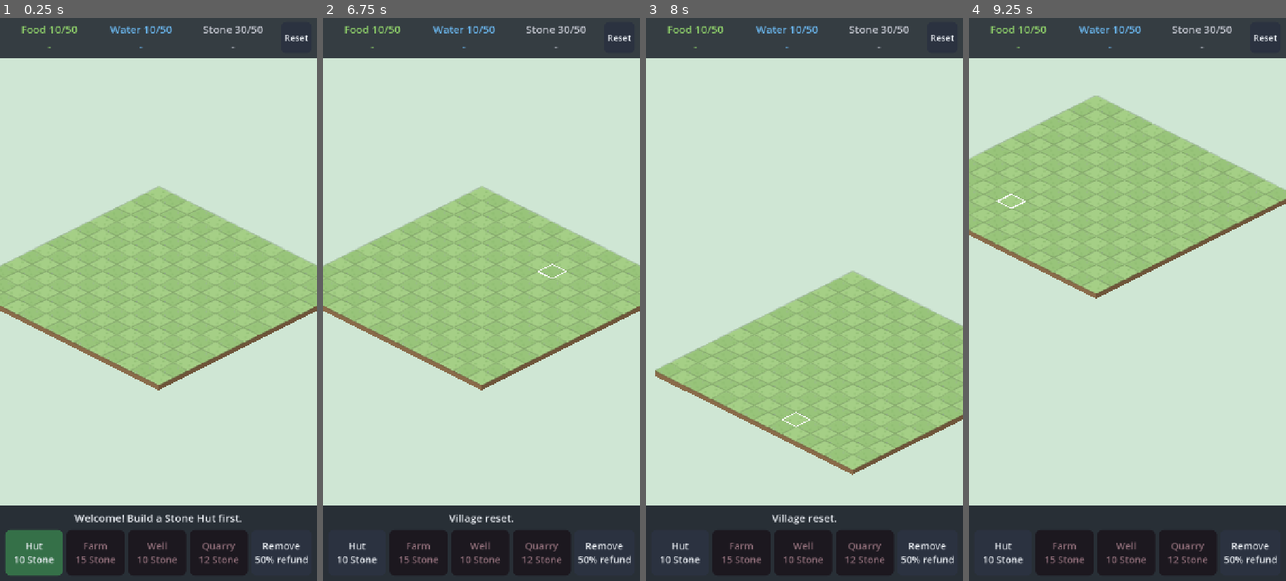
Above: before the commit, frames 1-4 (left to right).
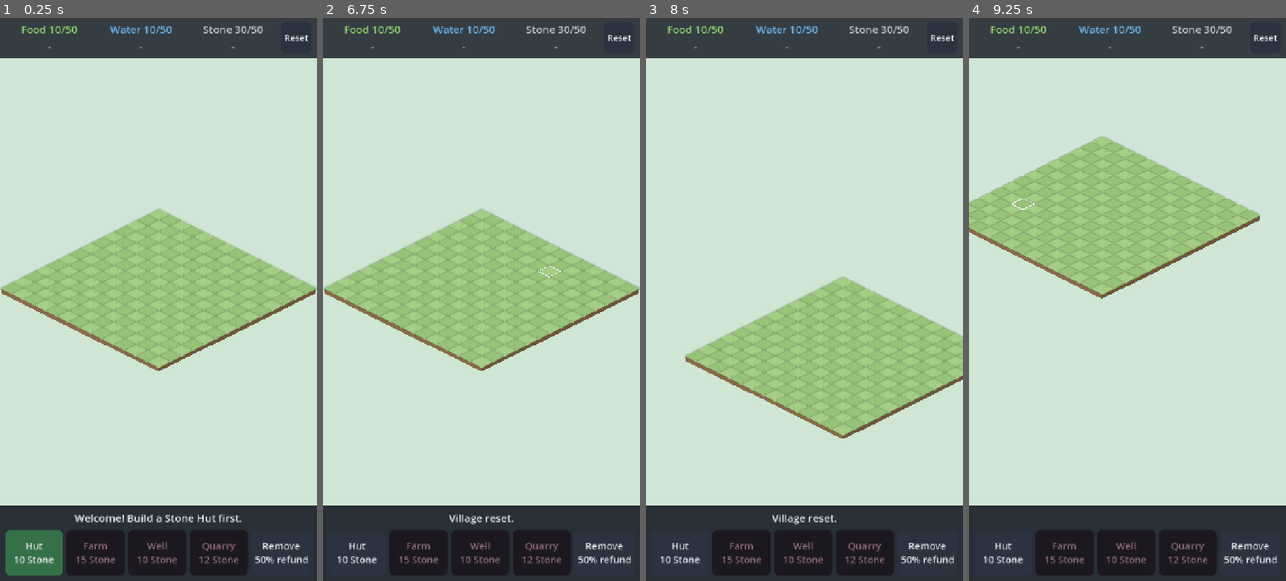
Above: after the commit, the same moments.

Repository: DenizErhan/community-world
Game: Godot game, scene res://main.tscn
Two runs of this game, one before a commit and one after it. Both use one fixed random seed, a clock stepped at 60 frames per second and the inputs below.
Inputs (mouse positions are in pixels of both pictures, inside the frame that each line leads up to):
- Up to frame 1 (0.25 s): no input
- Up to frame 2 (6.75 s): click "Hut 10 Stone" at 0.5 s; click "Remove 50% refund" at 1.25 s; click "Hut 10 Stone" at 2 s; click "Remove 50% refund" at 2.75 s; click "Hut 10 Stone" at 3.5 s; click "Remove 50% refund" at 4.25 s; click "Reset" at 5 s; click "Sure?" at 5.75 s; move the mouse to (551, 271) at 6.52 s; click (551, 271) at 6.67 s
- Up to frame 3 (8 s): drag from (741, 327) to (788, 412) at 7.27 s
- Up to frame 4 (9.25 s): move the mouse to (1159, 175) at 8.02 s; click (1159, 175) at 8.17 s; drag from (1111, 412) to (1032, 215) at 8.77 s

The runs differ from the first frame. In frame 1, 9.4% of the frame differs, in the area x 0-100%, y 29-67%; in frame 2, 9.4%; in frame 3, 8.6%; in frame 4, 9.9%, in the area x 0-100%, y 13-50%.

Commit message:
Fix blank world in web build; calmer panning
Exported builds only contain the compiled texture for imported .svg files, so
FileAccess could not read the raw SVG text and no ground/buildings were drawn
in the browser. Give the generated SVGs an importer="keep" .import so they ship
as-is. Verified in headless Chrome with touch emulation (build, storage, pan).

- Pan at 80% of finger speed (PAN_SPEED), start zoom fits the island (START_ZOOM)

Co-Authored-By: Claude Sonnet 5.5 <noreply@anthropic.com>
Claude-Session: https://claude.ai/code/session_016ros76NVFMTGyZbCKn3eVg

Diff:
--- a/assets.gd
+++ b/assets.gd
@@ -1,5 +1,8 @@
 extends RefCounted
 ## Loads generated SVG art (assets/) and rasterizes it at runtime.
+## The SVG files carry a hand-written .import with importer="keep": Godot ships them as-is, so
+## FileAccess can read the raw text in exported builds too. Without it the web export only
+## contains a compiled texture and FileAccess finds nothing (this once left the web build blank).
 ## Rasterizing at a fixed supersample (grid.raster_scale in design/tokens.json) keeps
 ## sprites crisp at the maximum zoom while mipmaps keep them smooth when zoomed out.
 
--- a/main.gd
+++ b/main.gd
@@ -8,6 +8,8 @@
 const SAVE_PATH := "user://kayit.json"
 const DATA_PATH := "res://data/buildings.json"
 const TAP_SLOP := 14.0
+const PAN_SPEED := 0.8     # drag pans the camera at 80% of finger speed (feels calmer)
+const START_ZOOM := 0.4    # whole island fits a 720 px wide screen
 const ZOOM_MIN := 0.3
 const ZOOM_MAX := 1.6
 const REMOVE := "_remove"
@@ -78,7 +80,7 @@
 	cam = Camera2D.new()
 	add_child(cam)
 	cam.position = _tile_center(grid_w * 0.5 - 0.5, grid_h * 0.5 - 0.5) + Vector2(0, 60)
-	cam.zoom = Vector2(0.5, 0.5)
+	cam.zoom = Vector2(START_ZOOM, START_ZOOM)
 	cam.make_current()
 	_build_hud()
 	_recalc()
@@ -411,7 +413,7 @@
 		if dragging and touches.size() < 2:
 			drag_moved += mm.relative.length()
 			if drag_moved >= TAP_SLOP:
-				cam.position -= mm.relative / cam.zoom.x
+				cam.position -= mm.relative * PAN_SPEED / cam.zoom.x
 				_clamp_cam()
 
 
Not shown, changed: assets/buildings/farm_iron.svg.import
Not shown, changed: assets/buildings/farm_medieval.svg.import
Not shown, changed: assets/buildings/farm_stone.svg.import
Not shown, changed: assets/buildings/hut_iron.svg.import
Not shown, changed: assets/buildings/hut_medieval.svg.import
Not shown, changed: assets/buildings/hut_stone.svg.import
Not shown, changed: assets/buildings/quarry_iron.svg.import
Not shown, changed: assets/buildings/quarry_medieval.svg.import
Not shown, changed: assets/buildings/quarry_stone.svg.import
Not shown, changed: assets/buildings/well_iron.svg.import
Not shown, changed: assets/buildings/well_medieval.svg.import
Not shown, changed: assets/buildings/well_stone.svg.import
(and 6 more such lines)
